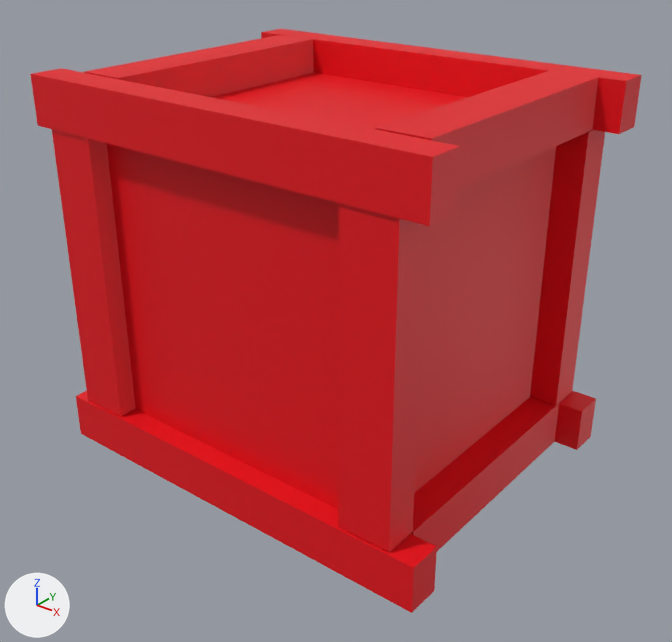
An edit to the FBX model Client/resource/Object/Object_Box/Box_01.fbx, drawn before and after from the same camera.
One viewpoint serves both versions: a camera (50 mm lens) standing at (2.23, -2.8, 2.29) and looking at (0.06, -0.1, 0.61). Every picture has the same lights, and +X, +Y and +Z are marked at lower left. Where no turn or scale is listed for an object, it has been applied to the vertices.

Names of what the first picture shows: 'Box_low_01'.
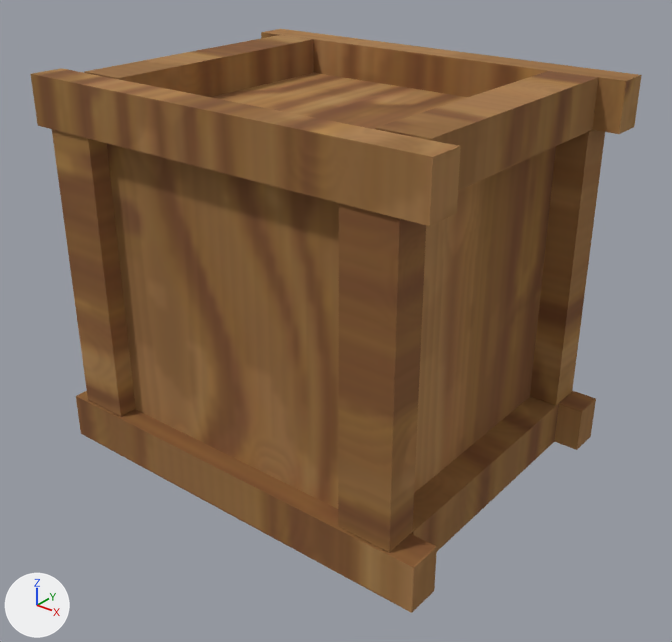
What differs and where, as boxes (x1, y1, x2, y2) in the pictures (672 x 642 px):
'Box_low_01', surface changed (red to brown)
    both: (31, 29, 642, 613)

What changed in the scene script:
```text
Add img_box_01_metallic_png:
    img_box_01_metallic_png = load_image('box_01_Metallic.png', 'box_01_Metallic.png', 512, 512, 'Non-Color')
Add img_box_01_basecolor_png:
    img_box_01_basecolor_png = load_image('box_01_BaseColor.png', 'box_01_BaseColor.png', 512, 512, 'sRGB')
Add img_box_01_roughness_png:
    img_box_01_roughness_png = load_image('box_01_Roughness.png', 'box_01_Roughness.png', 512, 512, 'Non-Color')
Change mat_box_01:
    where n0 = _N.new('ShaderNodeBsdfPrincipled'); n0.name = 'Principled BSDF'
    remove n0.inputs[0].default_value = (0.8, 0.0, 0.00582, 1.0)  # 'Base Color', red #e70011
    remove n0.inputs[2].default_value = 0.553  # 'Roughness'
    add n2 = _N.new('ShaderNodeTexImage'); n2.name = 'Image Texture'
    add n2.image = img_box_01_basecolor_png
    add n3 = _N.new('ShaderNodeTexImage'); n3.name = 'Image Texture.001'
    add n3.image = img_box_01_roughness_png
    add n4 = _N.new('ShaderNodeTexImage'); n4.name = 'Image Texture.002'
    add n4.image = img_box_01_metallic_png
    add _L.new(n2.outputs[0], n0.inputs[0])  # 'Color' to 'Base Color'
    add _L.new(n3.outputs[0], n0.inputs[2])  # 'Color' to 'Roughness'
    add _L.new(n4.outputs[0], n0.inputs[1])  # 'Color' to 'Metallic'
```
